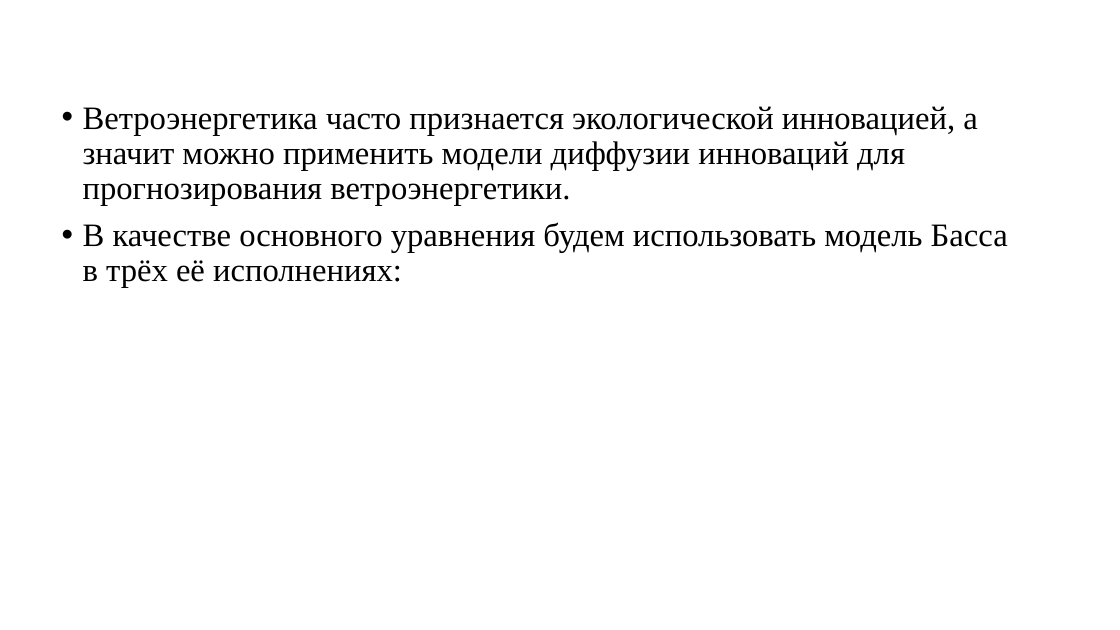
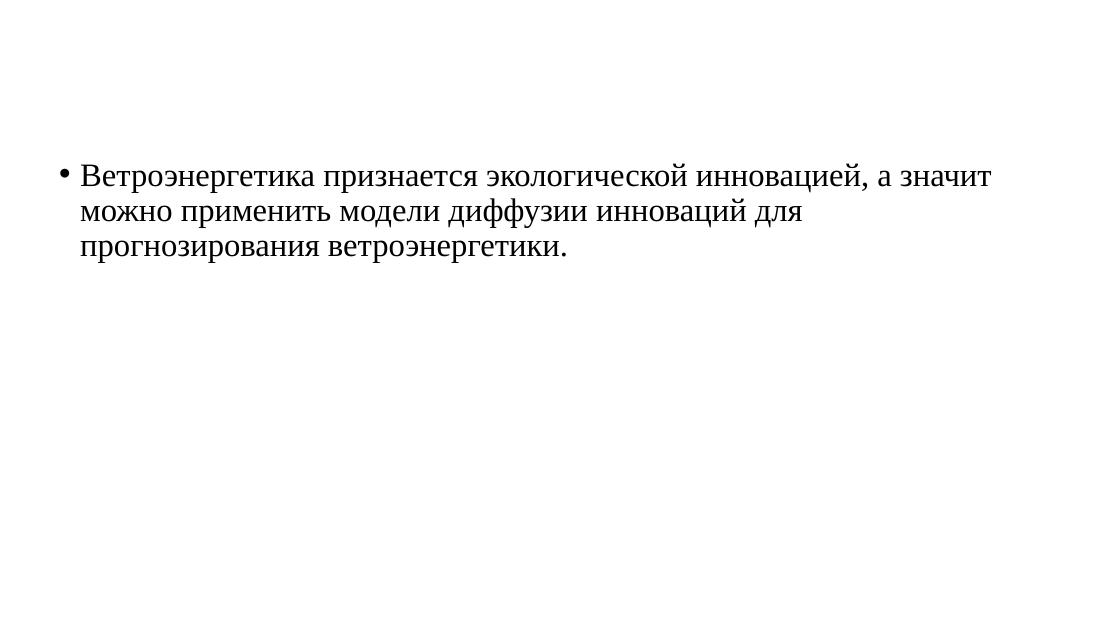
Before and after one commit to Misha1601/magistr, a slide deck: slide 9 of Конференции/Конференция 2023 осень/Никифоров Перспективы развития мировой вероэнергетики.pptx. Drawn at 1120x630 pixels with LibreOffice and Linux fonts; fonts in the diff are those of the drawing; background and template pictures are left out. Boxes give left, top, right and bottom in pixels: in the first picture for what was removed or moved away, otherwise in the second. Text is boxed around its words. In the diff, an @@ line names an element or a change of style, - is before the commit and + after.

```diff
--- a/Конференции/Конференция 2023 осень/Никифоров Перспективы развития мировой вероэнергетики.pptx
+++ b/Конференции/Конференция 2023 осень/Никифоров Перспективы развития мировой вероэнергетики.pptx
@@ subtitle at box(80, 163, 992, 263): text changed @@
-• Ветроэнергетика часто признается экологической инновацией, а значит можно применить модели диффузии инноваций для прогнозирования ветроэнергетики.
-• В качестве основного уравнения будем использовать модель Басса в трёх её исполнениях:
+• Ветроэнергетика признается экологической инновацией, а значит можно применить модели диффузии инноваций для прогнозирования ветроэнергетики.
```
Also in this commit, not shown: 2 other slides changed, 2 slides added, 1 slide removed, 1 other file.
